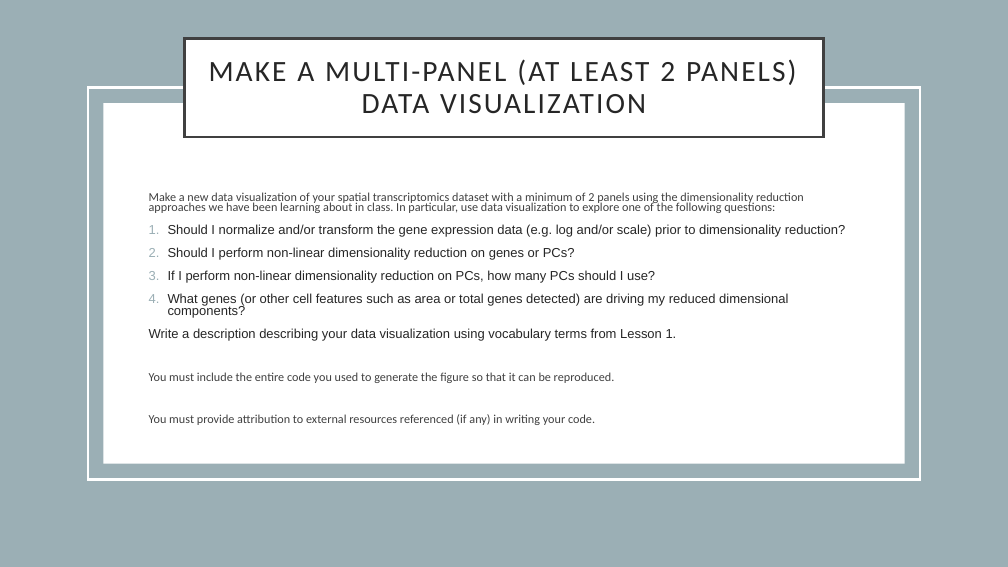
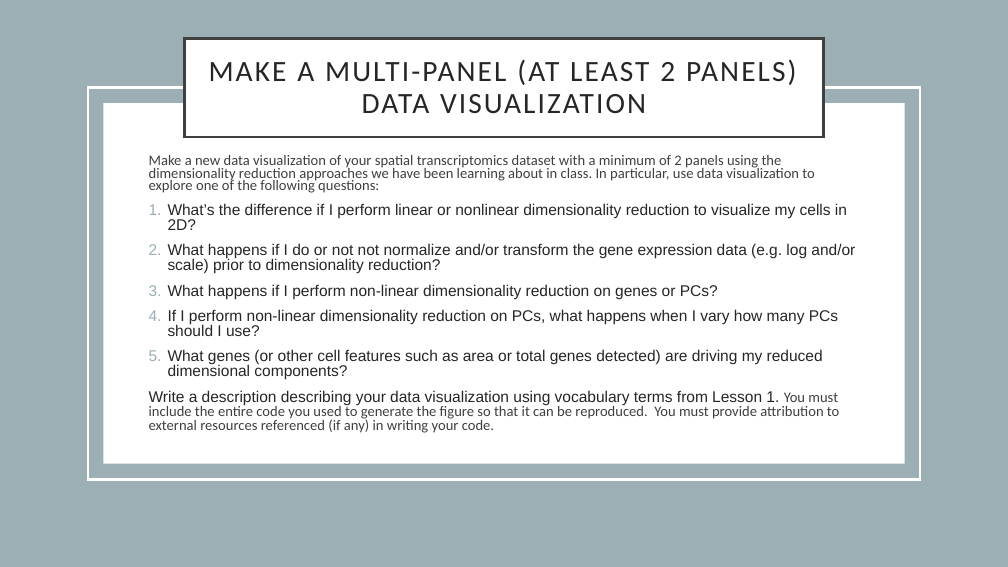
Before and after one commit to JEFworks-Lab/genomic-data-visualization-2024, a slide deck: slide 2 of resources/hw/genomic-data-visualization-HW_3.pptx. Drawn at 1008x567 pixels with LibreOffice and Linux fonts; fonts in the diff are those of the drawing. Boxes give left, top, right and bottom in pixels: in the first picture for what was removed or moved away, otherwise in the second. Text is boxed around its words. In the diff, an @@ line names an element or a change of style, - is before the commit and + after.

Commit message:
update lesson 5 slides and hw3

```diff
--- a/resources/hw/genomic-data-visualization-HW_3.pptx
+++ b/resources/hw/genomic-data-visualization-HW_3.pptx
@@ text "Make a new data visualization ...": place and size @@
-text "Make a new data visualization ..." at bbox=[149, 192, 845, 425]
+text "Make a new data visualization ..." at bbox=[149, 155, 855, 433]
@@ text at bbox=[149, 155, 823, 380]: size 11.6 to 13.9 pt in "Make a new data visualization of your ..."; size 12.4 to 14.8 pt in "What genes (or other cell features such ..." @@
@@ text at bbox=[168, 203, 855, 336]: text changed; size 12.4 to 14.8 pt @@
-1. Should I normalize and/or transform the gene expression data (e.g. log and/or scale) prior to dimensionality reduction?
-2. Should I perform non-linear dimensionality reduction on genes or PCs?
-3. If I perform non-linear dimensionality reduction on PCs, how many PCs should I use?
+1. What’s the difference if I perform linear or nonlinear dimensionality reduction to visualize my cells in 2D?
+2. What happens if I do or not not normalize and/or transform the gene expression data (e.g. log and/or scale) prior to dimensionality reduction?
+3. What happens if I perform non-linear dimensionality reduction on genes or PCs?
+4. If I perform non-linear dimensionality reduction on PCs, what happens when I vary how many PCs should I use?
@@ text at bbox=[149, 390, 839, 433]: text changed; size 11.6 to 13.9 pt @@
-Write a description describing your data visualization using vocabulary terms from Lesson 1.
-You must include the entire code you used to generate the figure so that it can be reproduced.
-You must provide attribution to external resources referenced (if any) in writing your code.
+Write a description describing your data visualization using vocabulary terms from Lesson 1. You must include the entire code you used to generate the figure so that it can be reproduced. You must provide attribution to external resources referenced (if any) in writing your code.
```
Also in this commit, not shown: 2 other files.
